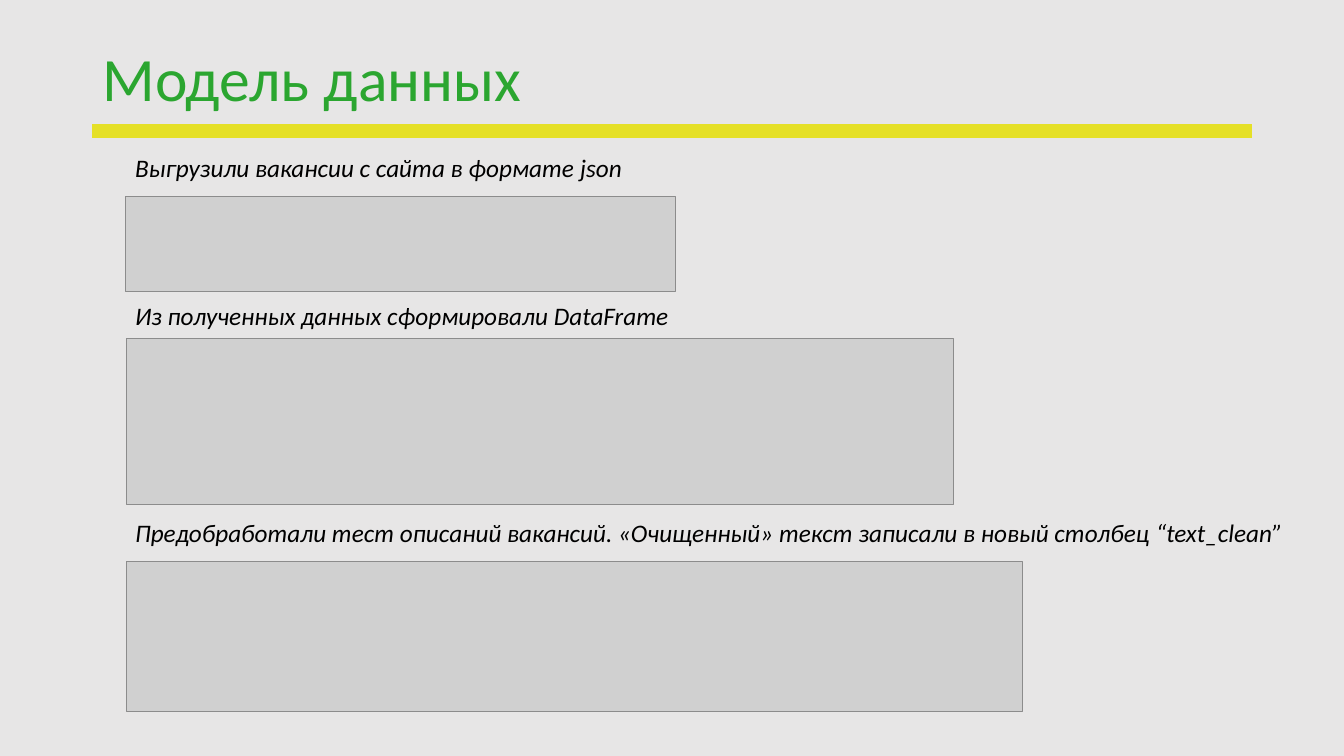
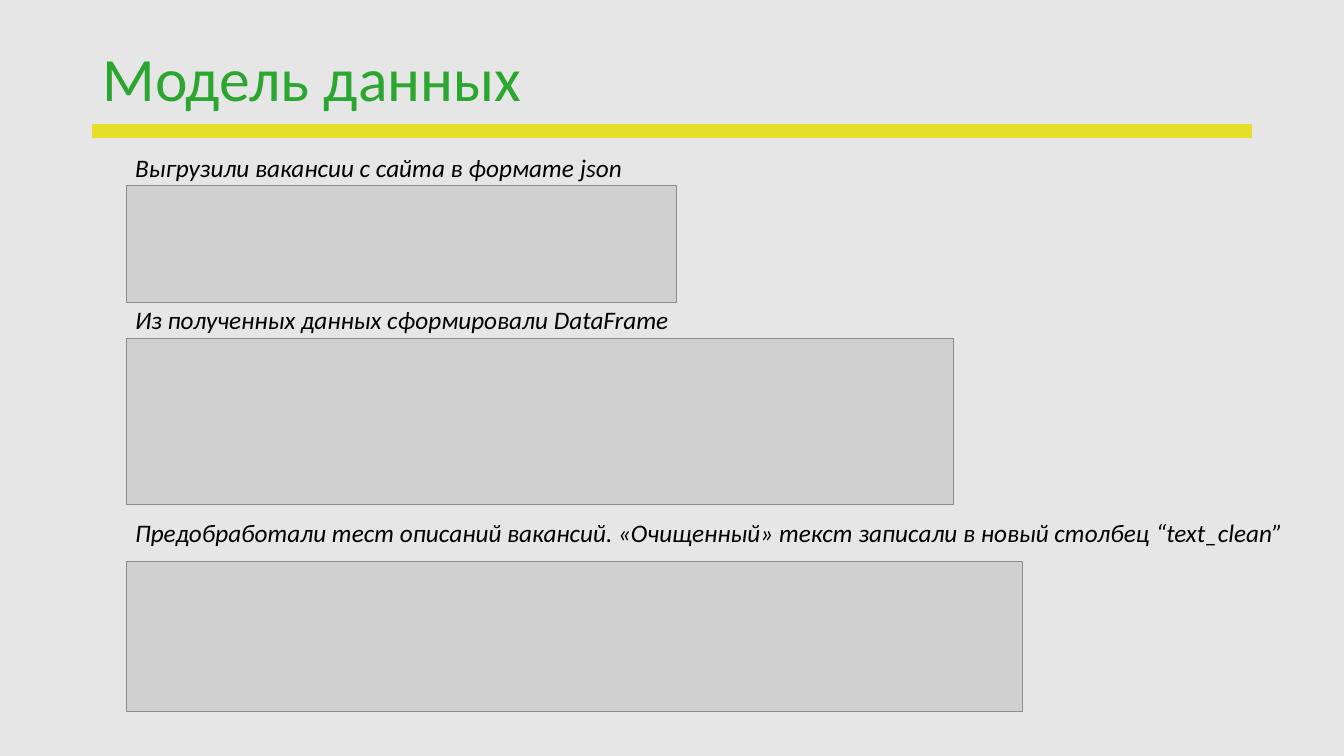
Before and after one commit to OlViMshv/DA_project, a slide deck: slide 5 of ПЕРЕЗАПУСК_Защита проекта.pptx. Drawn at 1344x756 pixels with LibreOffice and Linux fonts; fonts in the diff are those of the drawing; grey boxes stand for pictures; background and template pictures are left out. Boxes give left, top, right and bottom in pixels: in the first picture for what was removed or moved away, otherwise in the second. Text is boxed around its words. In the diff, an @@ line names an element or a change of style, - is before the commit and + after.

```diff
--- a/ПЕРЕЗАПУСК_Защита проекта.pptx
+++ b/ПЕРЕЗАПУСК_Защита проекта.pptx
@@ picture: place and size @@
-picture at bbox=[125, 197, 676, 292]
+picture at bbox=[127, 186, 678, 302]
@@ text "Из полученных данных сформировали DataFrame": place and size @@
-text "Из полученных данных сформировали DataFrame" at bbox=[135, 308, 668, 329]
+text "Из полученных данных сформировали DataFrame" at bbox=[135, 312, 668, 333]
```
Also in this commit, not shown: 3 other slides changed.
